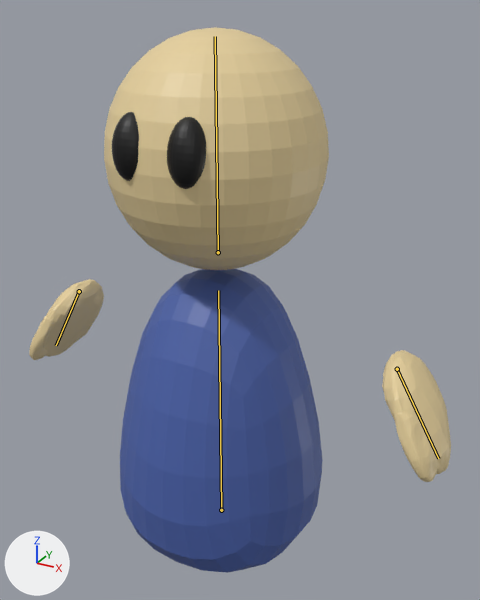
The Blender file Assets/Models/DefaultCharacter.blend as it was, and as the next commit left it.
Camera for both pictures: a 50 mm camera at (1.26, -2.12, 1.63) aimed at (0.11, -0.03, 0.59). Arrows for +X, +Y and +Z are at lower left; the lights stay in place. The bones that bend it are drawn over the model as lines.

Names of what the first picture shows: 'Body', 'Head', 'LeftEye', 'LeftHand', 'RightEye', 'RightHand'.
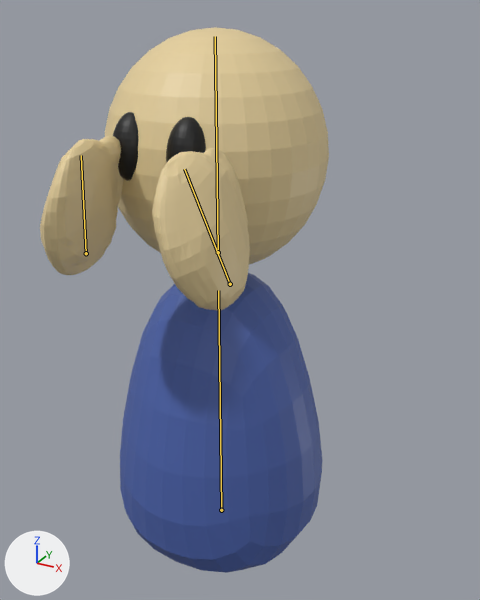
The newer file adds an action. The first version stands in its rest pose; the second is drawn at frame 20 of the action 'TakingPhoto'.

What differs and where, as boxes (x1, y1, x2, y2) in the pictures (480 x 600 px):
'LeftHand', posed (41% wider, 23% taller): before (382, 350, 451, 482); after (152, 148, 250, 311)
'RightHand', posed (11% wider, 71% taller): before (29, 279, 104, 360); after (40, 136, 123, 275)
bone 'HandBone.R', root to tip: before (79, 291) to (56, 345); after (86, 253) to (81, 155)
bone 'HandBone.L', root to tip: before (397, 369) to (438, 458); after (230, 284) to (184, 169)

What the commit changed:
Bone 'HandBone.R' (bone_handbone_r) moves from (0.0, 0.0, 0.0) to (-0.243, -0.638, 0.504).
Bone 'HandBone.R' (bone_handbone_r) turns from (0, 0, 0) to (167, -2, 15) degrees about its own x, y and z.
Bone 'HandBone.L' (bone_handbone_l) moves from (0.0, 0.0, 0.0) to (0.132, -0.574, 0.503).
Bone 'HandBone.L' (bone_handbone_l) turns from (0, 0, 0) to (167, 2, -15) degrees about its own x, y and z.
